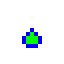
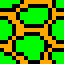
The second 64×64 image is a revision of the first. Changes to its layers:
added layer "Layer 6" above "Layer 5" over (0, 0, 64, 64)
